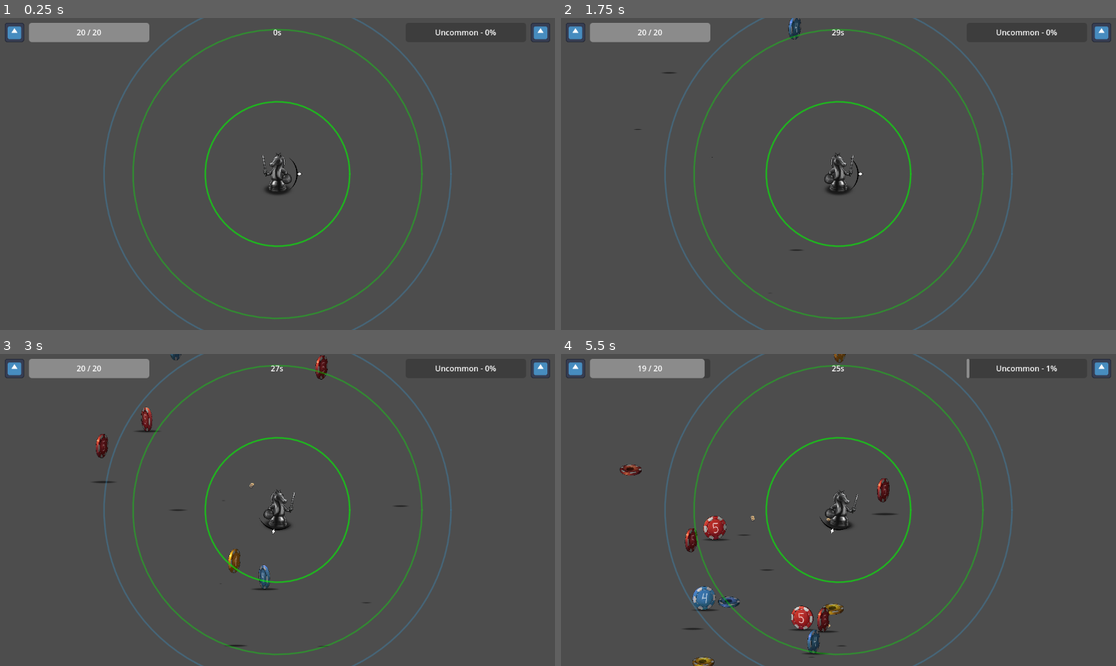
Above: before the commit, frames 1-4 (two rows, left to right).
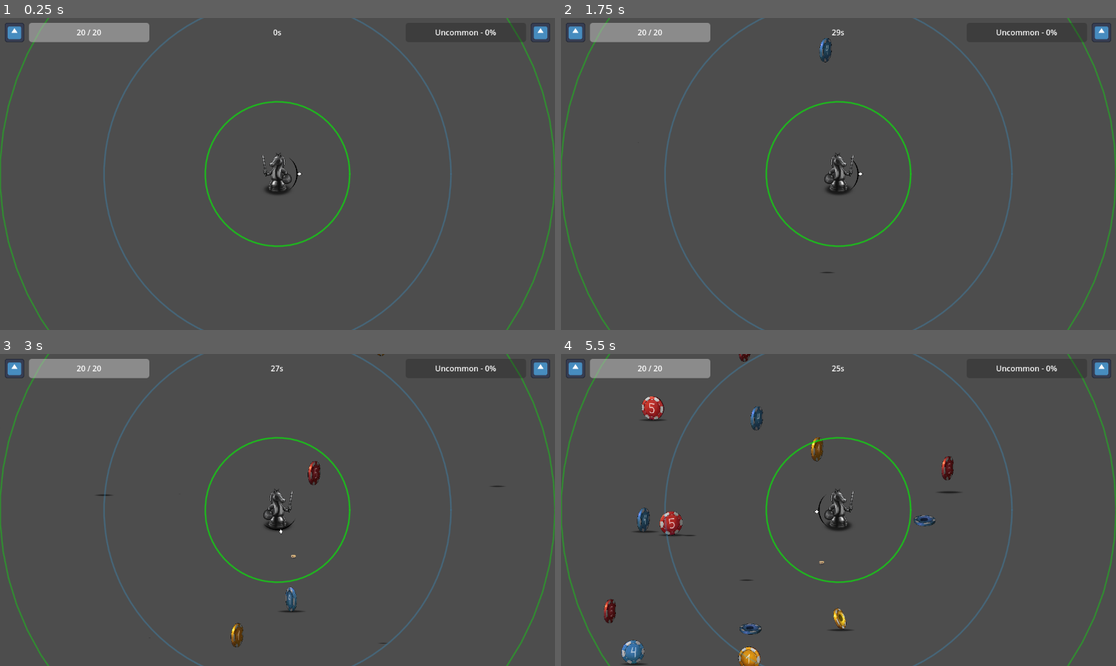
Above: after the commit, the same moments.

Repository: dikiyPetr/micro_jam
Game: Godot game, scene res://Levels/test_core_scene.tscn
Two runs of this game, one before a commit and one after it. Both use one fixed random seed, a clock stepped at 60 frames per second and the inputs below. The engine's default icon, where the game draws it, is replaced by a stand-in: a white triangle on a blue panel in a dark square.
Inputs:
- Up to frame 1 (0.25 s): no input
- Up to frame 2 (1.75 s): tap Enter at 0.5 s; hold D (right) from 0.53 s (still down); tap W (up) at 0.6, 0.77, 1.07, 1.35, 1.52 s; tap Space at 1.25 s
- Up to frame 3 (3 s): tap W (up) at 1.82, 2.1, 2.85 s; release D (right) at 2.03 s; hold A (left) 2.03-2.78 s; hold D (right) from 2.78 s (still down)
- Up to frame 4 (5.5 s): tap W (up) at 3.02, 3.32, 3.6, 3.77, 4.07, 4.35, 4.52, 4.82, 5.1 s; release D (right) at 4.28 s; hold A (left) 4.28-5.03 s; hold D (right) from 5.03 s (still down)

The runs differ from the first frame. In frame 1, 1.5% of the frame differs, in the area x 0-100%, y 0-100%; in frame 2, 1.8%; in frame 3, 2.8%; in frame 4, 5.6%.

Commit message:
add horde spawn

Diff:
--- a/Levels/test_core_scene.tscn
+++ b/Levels/test_core_scene.tscn
@@ -42,6 +42,7 @@
 [node name="SoundManager" type="Node2D" parent="."]
 
 [node name="BGMusic" type="AudioStreamPlayer" parent="SoundManager"]
+process_mode = 3
 stream = ExtResource("8_1l0e7")
 autoplay = true
 
--- a/Scripts/area/enemy_spawn_area.gd
+++ b/Scripts/area/enemy_spawn_area.gd
@@ -5,12 +5,12 @@
 @export var target: Node
 
 @export_group("Spawn")
-@export var enemy: PackedScene           # задержка появления (макс)
+@export var enemy: PackedScene
 @export var pool: Node
 
 @export_group("Radius ring")
-@export var radius_min: float = 80.0               # спавним в кольце [min; max] вокруг области
-@export var radius_max: float = 180.0 # потолок живых от этого спавнера
+@export var radius_min: float = 80.0
+@export var radius_max: float = 180.0
 
 @export_group("Debug")
 @export var debug_draw: bool = true
@@ -18,35 +18,57 @@
 var _target: Node2D
 var _tick_timer: Timer
 var _rng := RandomNumberGenerator.new()
-var _alive: Array[Node2D] = []                     # только спавнённые этим спавнером
+var _alive: Array[Node2D] = []
 var _active: bool = false
 @onready var _shape: CollisionShape2D = $CollisionShape2D
 var _stat: SpawnStat
 
+# тек. рабочие параметры (не мутируем Global.spawnStat)
+var _per_tick_current: int
+var _max_alive_current: int
+var _delay_min_current: float
+var _delay_max_current: float
+var _spawn_every_current: float
+
+var _horde_timer: Timer
+
 func _ready() -> void:
 	_rng.randomize()
-	_stat=Global.spawnStat
+	_stat = Global.spawnStat
+	var size: Vector2i = get_viewport().get_visible_rect().size
+	radius_max=size.x/2
+	# текущие
+	_per_tick_current   = _stat.per_tick
+	_max_alive_current  = _stat.max_alive_from_this_spawner
+	_delay_min_current  = _stat.delay_min
+	_delay_max_current  = _stat.delay_max
+	_spawn_every_current = _stat.spawn_every
+
 	if radius_min > radius_max:
 		var t := radius_min; radius_min = radius_max; radius_max = t
 
-	# цель для слежения
 	if target != null:
 		_target = target
 	if _target == null:
 		_target = get_tree().get_first_node_in_group(Groups.Player) as Node2D
 
-	# таймер тиков
 	_tick_timer = Timer.new()
 	_tick_timer.one_shot = false
-	_tick_timer.wait_time = max(0.05, _stat.spawn_every)
+	_tick_timer.wait_time = max(0.05, _spawn_every_current)
 	add_child(_tick_timer)
 	_tick_timer.timeout.connect(_on_tick)
+
+	_horde_timer = Timer.new()
+	_horde_timer.one_shot = true
+	add_child(_horde_timer)
+	_horde_timer.timeout.connect(stop_horde)
+
 	set_is_active(_active)
-	# реагируем на выход тел из области
+
 	body_exited.connect(_on_body_exited)
 
 	if _shape and _shape.shape is CircleShape2D:
-		(_shape.shape as CircleShape2D).radius=radius_max+100
+		(_shape.shape as CircleShape2D).radius = radius_max + 100.0
 
 	set_physics_process(true)
 
@@ -60,17 +82,16 @@
 	_cleanup_dead()
 	if enemy == null:
 		return
-	if _alive.size() >= _stat.max_alive_from_this_spawner:
+	if _alive.size() >= _max_alive_current:
 		return
 
-	for i in _stat.per_tick:
-		if _alive.size() >= _stat.max_alive_from_this_spawner:
+	for i in _per_tick_current:
+		if _alive.size() >= _max_alive_current:
 			break
 		var pos := _random_point_in_ring()
 		_schedule_spawn_at(pos)
 
 func _random_point_in_ring() -> Vector2:
-	# равномерно по площади: r = sqrt(lerp(rmin^2, rmax^2, u))
 	var r2_min := radius_min * radius_min
 	var r2_max := radius_max * radius_max
 	var r := sqrt(lerp(r2_min, r2_max, _rng.randf()))
@@ -78,31 +99,25 @@
 	return global_position + Vector2.RIGHT.rotated(ang) * r
 
 func _schedule_spawn_at(world_pos: Vector2) -> void:
-	var delay := _rng.randf_range(_stat.delay_min, _stat.delay_max)
+	var delay := _rng.randf_range(_delay_min_current, _delay_max_current)
 	var t := get_tree().create_timer(delay, false)
-	t.timeout.connect(func():
-		_do_spawn(world_pos)
-	)
+	t.timeout.connect(func(): _do_spawn(world_pos))
 
 func _do_spawn(world_pos: Vector2) -> void:
 	_cleanup_dead()
 	if enemy == null:
 		return
-	if _alive.size() >= _stat.max_alive_from_this_spawner:
+	if _alive.size() >= _max_alive_current:
 		return
-
 	var e := enemy.instantiate()
 	if not (e is Node2D):
 		return
 	var en := e as Node2D
 	pool.add_child(en)
 	en.global_position = world_pos
-
 	_alive.append(en)
-	# когда узел исчезнет (смерть/деспавн/смена сцены) — чистим список
 	en.tree_exited.connect(_cleanup_dead)
 
-# Удаляем врагов, вышедших за границу области
 func _on_body_exited(body: Node) -> void:
 	if body is Enemy:
 		body.queue_free()
@@ -113,12 +128,69 @@
 func _draw() -> void:
 	if not debug_draw:
 		return
-	# кольцо спавна
 	draw_arc(Vector2.ZERO, radius_min, 0.0, TAU, 64, Color(0,1,0,0.6), 2.0, true)
 	draw_arc(Vector2.ZERO, radius_max, 0.0, TAU, 64, Color(0,1,0,0.35), 2.0, true)
 
 func set_is_active(is_active: bool) -> void:
 	_active = is_active
 	if _tick_timer != null:
-		if is_active: _tick_timer.start()
-		else: _tick_timer.stop()
+		if is_active:
+			_tick_timer.wait_time = max(0.05, _spawn_every_current)
+			_tick_timer.start()
+		else:
+			_tick_timer.stop()
+
+# ---------------------------
+# ПУБЛИЧНЫЕ «СПАЙКИ» СЛОЖНОСТИ
+# ---------------------------
+
+## Разовая «волна» сразу/за короткое время
+func spawn_burst(count: int, spread_time: float = 0.4, rmin: float = -1.0, rmax: float = -1.0, ignore_cap: bool = false) -> void:
+	if enemy == null or count <= 0:
+		return
+	var inner :=  rmin if rmin > 0.0 else radius_min
+	var outer := rmax if rmax > 0.0 else radius_max
+	for i in count:
+		if not ignore_cap and _alive.size() >= _max_alive_current:
+			break
+		var pos := _random_point_in_custom_ring(inner, outer)
+		if spread_time <= 0.0:
+			_do_spawn(pos)
+		else:
+			var d := _rng.randf_range(0.0, spread_time)
+			var t := get_tree().create_timer(d, false)
+			t.timeout.connect(func(): _do_spawn(pos))
+
+func _random_point_in_custom_ring(rmin: float, rmax: float) -> Vector2:
+	var r2_min := rmin * rmin
+	var r2_max := rmax * rmax
+	var r := sqrt(lerp(r2_min, r2_max, _rng.randf()))
+	var ang := _rng.randf() * TAU
+	return global_position + Vector2.RIGHT.rotated(ang) * r
+
+## Временная «орда» — ускоряем штатный спавн и поднимаем лимиты
+func start_horde(duration: float = 8.0, rate_mul: float = 2.0, per_tick_bonus: int = 2, max_alive_bonus: int = 15) -> void:
+	# применяем бусты
+	_per_tick_current  = max(1, _stat.per_tick + per_tick_bonus)
+	_max_alive_current = max(1, _stat.max_alive_from_this_spawner + max_alive_bonus)
+
+	_spawn_every_current = max(0.05, _stat.spawn_every / max(0.1, rate_mul))
+	_tick_timer.wait_time = _spawn_every_current
+
+	# можно чуть ускорить первые спавны
+	_delay_min_current = max(0.0, _stat.delay_min * 0.5)
+	_delay_max_current = max(_delay_min_current, _stat.delay_max * 0.8)
+
+	# запуск таймера возврата
+	_horde_timer.stop()
+	_horde_timer.wait_time = max(0.1, duration)
+	_horde_timer.start()
+
+func stop_horde() -> void:
+	_per_tick_current   = _stat.per_tick
+	_max_alive_current  = _stat.max_alive_from_this_spawner
+	_delay_min_current  = _stat.delay_min
+	_delay_max_current  = _stat.delay_max
+	_spawn_every_current = _stat.spawn_every
+
+	_tick_timer.wait_time = _spawn_every_current
--- a/Scripts/projectile/projectile_area.gd
+++ b/Scripts/projectile/projectile_area.gd
@@ -3,6 +3,7 @@
 @export_group("Debug")
 @export var debug_draw: bool = true
 @onready var _shape: CollisionShape2D = $CollisionShape2D
+
 func _physics_process(_delta: float) -> void:
 	if debug_draw:
 		queue_redraw()
